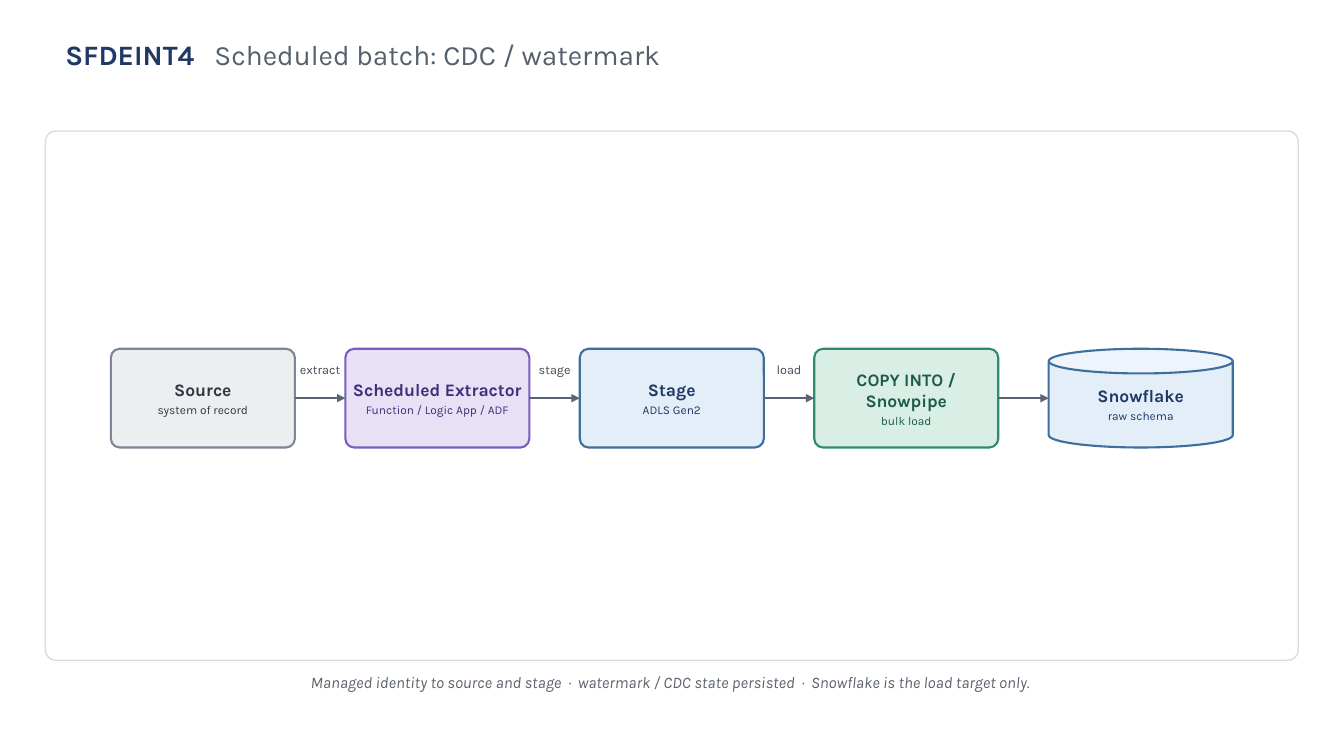
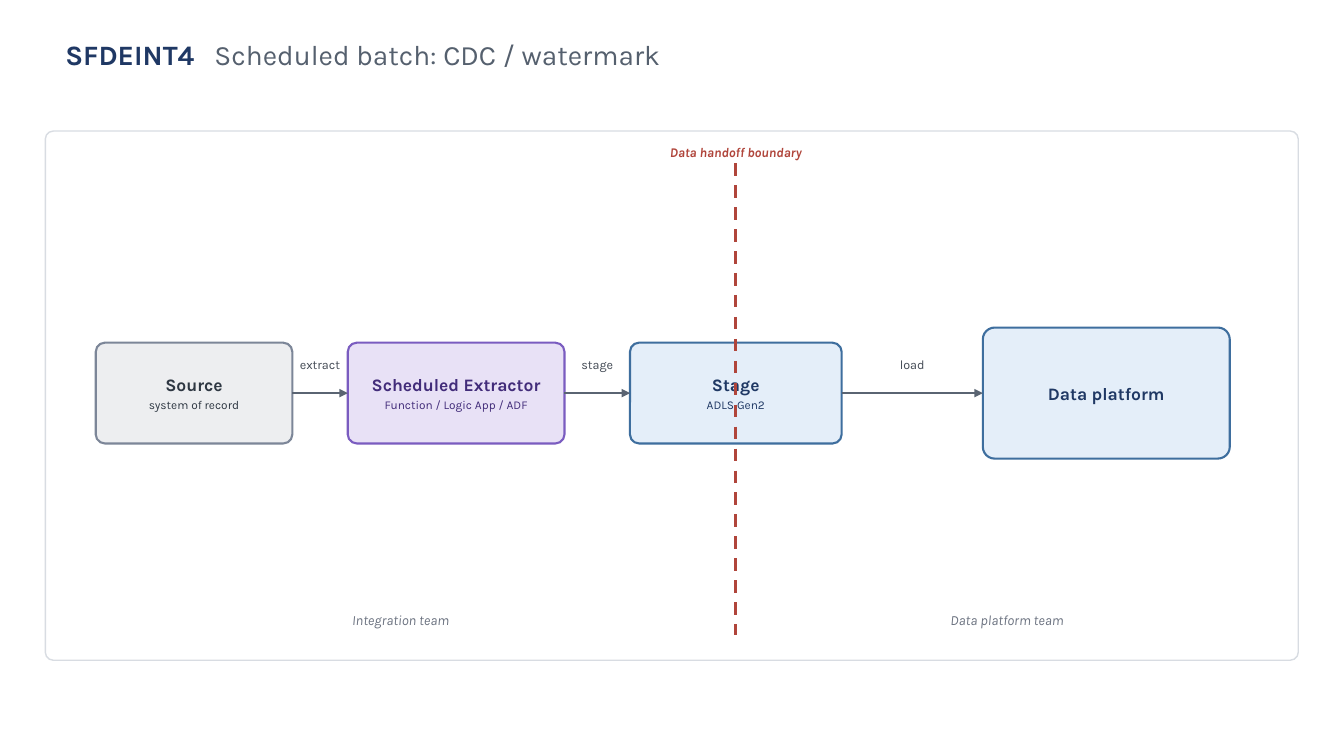
Before and after one commit to xpuneet/Pers, a slide deck: slide 25 of Chaucer_Integration_Pattern_Diagrams_Editable.pptx (slide 26 before the commit). Drawn at 1344x756 pixels with LibreOffice and Linux fonts; fonts in the diff are those of the drawing. Boxes give left, top, right and bottom in pixels: in the first picture for what was removed or moved away, otherwise in the second. Text is boxed around its words. In the diff, an @@ line names an element or a change of style, - is before the commit and + after.

```diff
--- a/Chaucer_Integration_Pattern_Diagrams_Editable.pptx
+++ b/Chaucer_Integration_Pattern_Diagrams_Editable.pptx
@@ rounded rectangle at bbox=[45, 131, 1299, 660]: proportions changed @@
@@ text added at bbox=[670, 148, 801, 161], 9.5 pt, text #B0453B, bold, italic @@
+Data handoff boundary
@@ line added from (736, 163) to (736, 635), #B0453B 2.25 pt dashed @@
@@ rounded rectangle added at bbox=[983, 328, 1230, 459], fill #E4EEF9, outline #3E6E9E 1.5 pt, 12.5 pt, text #1F3864, bold @@
+Data platform
@@ rounded rectangle "Source": place and size @@
-rounded rectangle "Source" at bbox=[111, 349, 295, 448]
+rounded rectangle "Source" at bbox=[96, 343, 292, 444]
@@ text "extract": place and size @@
-text "extract" at bbox=[300, 366, 340, 374]
+text "extract" at bbox=[300, 361, 340, 369]
@@ rounded rectangle "Scheduled Extractor": place and size @@
-rounded rectangle "Scheduled Extractor" at bbox=[346, 349, 530, 448]
+rounded rectangle "Scheduled Extractor" at bbox=[348, 343, 565, 444]
@@ text "stage": place and size @@
-text "stage" at bbox=[539, 366, 571, 377]
+text "stage" at bbox=[581, 361, 613, 372]
@@ rounded rectangle "Stage": place and size @@
-rounded rectangle "Stage" at bbox=[580, 349, 764, 448]
+rounded rectangle "Stage" at bbox=[630, 343, 842, 444]
@@ rounded rectangle removed at bbox=[815, 349, 999, 448] @@
-COPY INTO / Snowpipe
-bulk load
@@ text "load": place and size @@
-text "load" at bbox=[777, 365, 802, 374]
+text "load" at bbox=[900, 360, 925, 369]
@@ cylinder removed at bbox=[1049, 349, 1233, 448] @@
-Snowflake
-raw schema
@@ arrow moved from (295, 398) - (346, 398) to (292, 393) - (348, 393) @@
@@ arrow moved from (529, 398) - (580, 398) to (565, 393) - (630, 393) @@
@@ arrow removed from (764, 398) to (815, 398) @@
@@ arrow moved from (998, 398) - (1049, 398) to (842, 393) - (983, 393) @@
@@ text added at bbox=[352, 615, 449, 629], 10 pt, text #6B7280, italic @@
+Integration team
@@ text added at bbox=[950, 615, 1064, 628], 10 pt, text #6B7280, italic @@
+Data platform team
@@ text removed at bbox=[311, 677, 1029, 692] @@
-Managed identity to source and stage · watermark / CDC state persisted · Snowflake is the load target only.
```
Also in this commit, not shown: 5 other slides changed, 1 slide removed.
